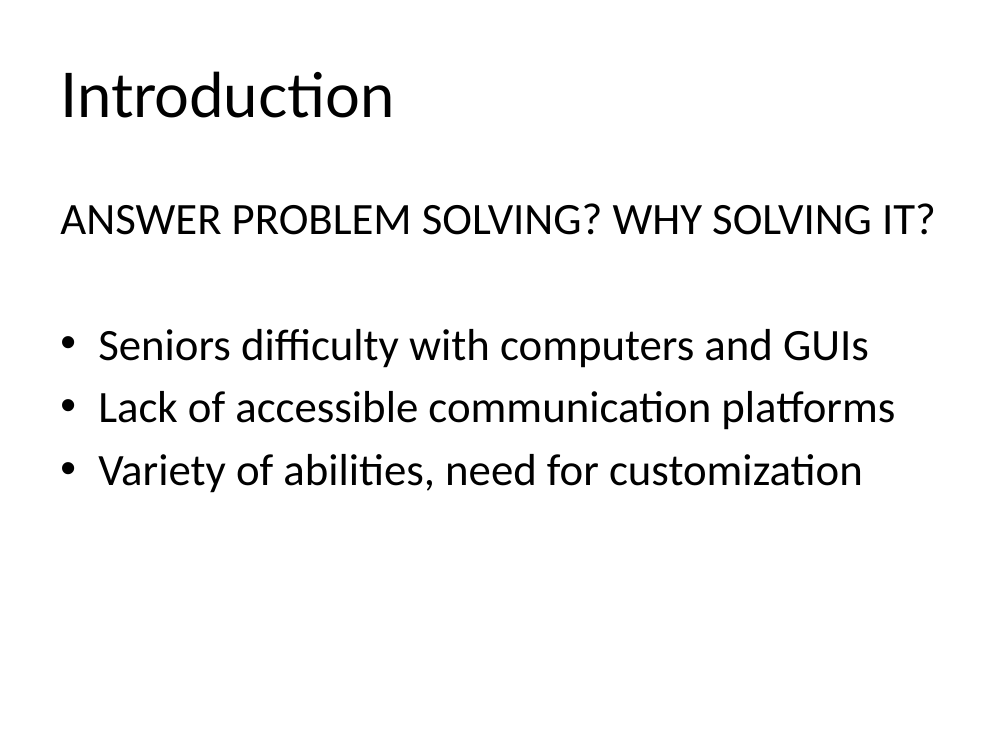
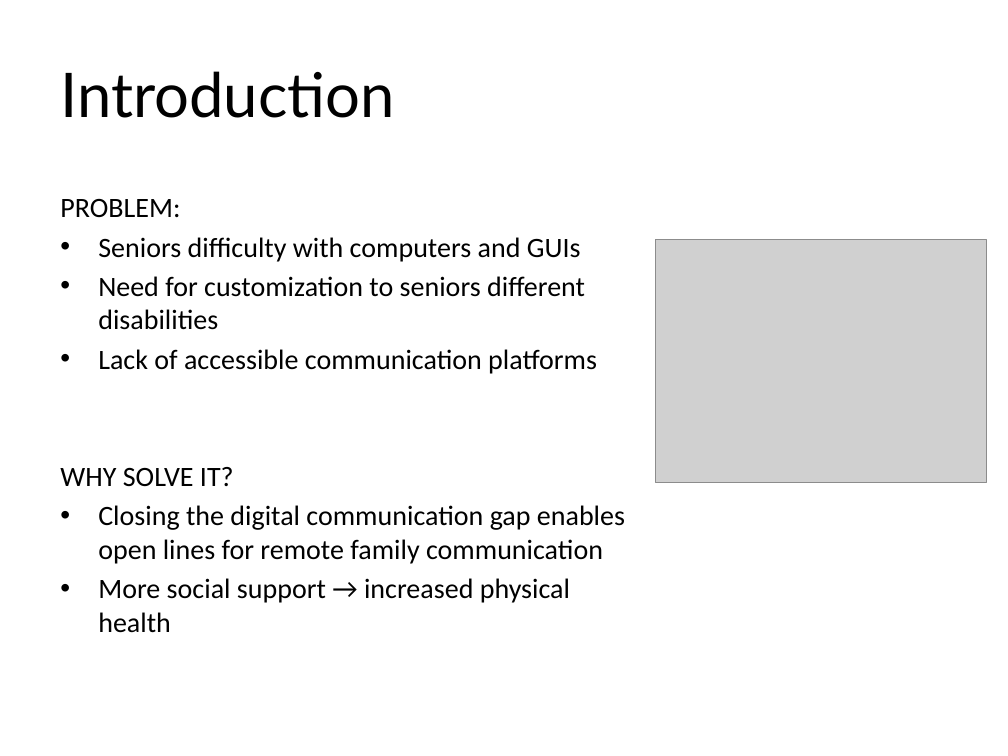
Before and after one commit to moritzg91/photo-wall, a slide deck: slide 2 of 525finalPres.pptx. Drawn at 1008x756 pixels with LibreOffice and Linux fonts; fonts in the diff are those of the drawing; grey boxes stand for pictures. Boxes give left, top, right and bottom in pixels: in the first picture for what was removed or moved away, otherwise in the second. Text is boxed around its words. In the diff, an @@ line names an element or a change of style, - is before the commit and + after.

Commit message:
updated presentation

```diff
--- a/525finalPres.pptx
+++ b/525finalPres.pptx
@@ text at bbox=[60, 199, 180, 217]: text changed; size 32 to 20 pt @@
-ANSWER PROBLEM SOLVING? WHY SOLVING IT?
+PROBLEM:
@@ text at bbox=[98, 237, 597, 374]: size 32 to 20 pt in "Seniors difficulty with computers and GUIs", "Lack of accessible communication platforms"; less space between paragraphs @@
@@ picture added at bbox=[655, 240, 986, 483] @@
@@ text at bbox=[98, 276, 585, 330]: paragraph added @@
+• Need for customization to seniors different disabilities
@@ text at bbox=[60, 467, 625, 633]: text changed; size 32 to 20 pt @@
-• Variety of abilities, need for customization
+WHY SOLVE IT?
+• Closing the digital communication gap enables open lines for remote family communication
+• More social support → increased physical health
```
Also in this commit, not shown: 9 slides added, 4 slides removed.
